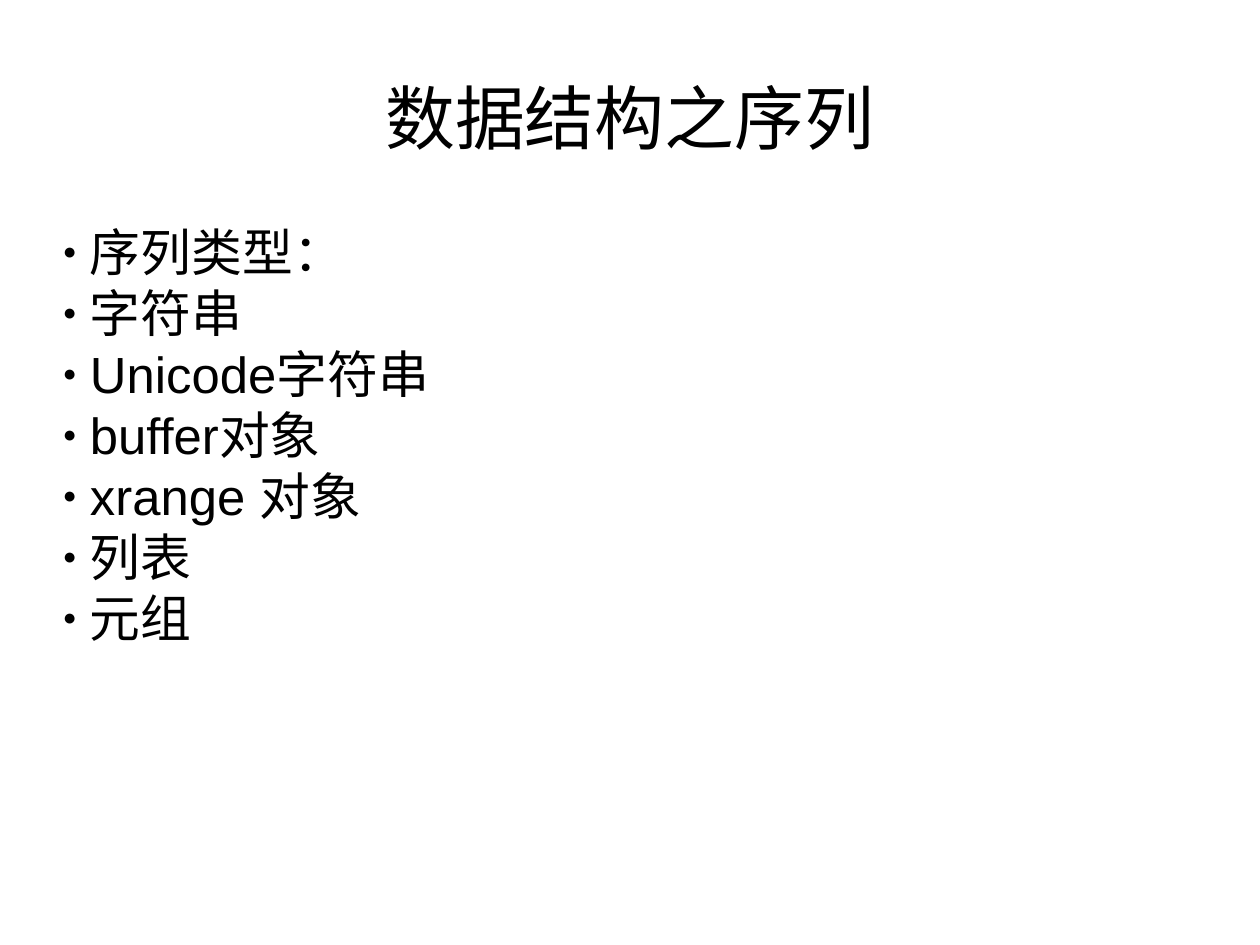
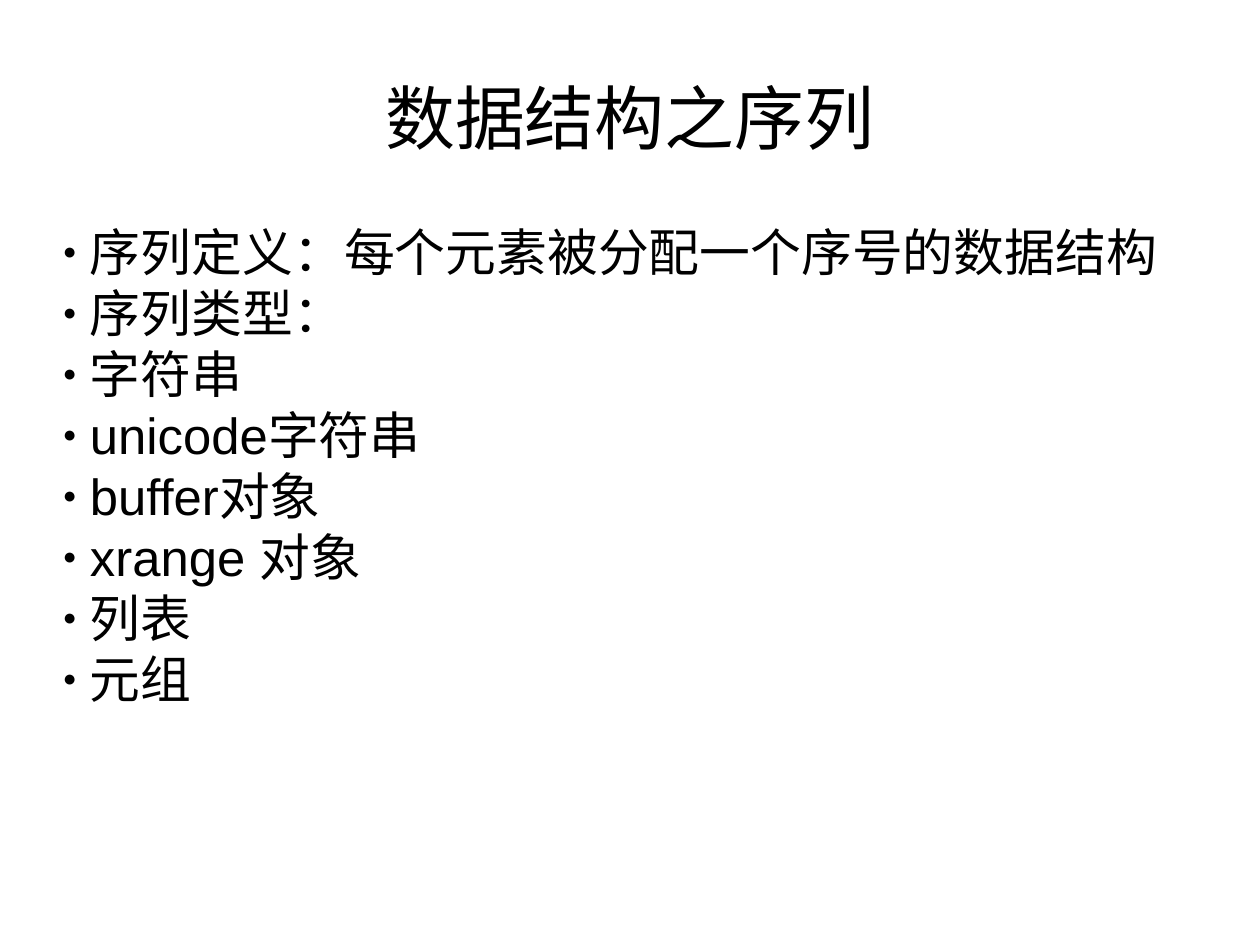
Before and after one commit to haolongzhangm/shell_my, a slide deck: slide 8 of unexeshell/tmp_use/python_l/0/p0.pptx. Drawn at 1260x945 pixels with LibreOffice and Linux fonts; fonts in the diff are those of the drawing. Boxes give left, top, right and bottom in pixels: in the first picture for what was removed or moved away, otherwise in the second. Text is boxed around its words. In the diff, an @@ line names an element or a change of style, - is before the commit and + after.

```diff
--- a/unexeshell/tmp_use/python_l/0/p0.pptx
+++ b/unexeshell/tmp_use/python_l/0/p0.pptx
@@ text at [90,228,1157,275]: paragraph added @@
+● 序列定义：每个元素被分配一个序号的数据结构
@@ text at [90,289,362,702]: indent changed @@
@@ text at [90,414,421,458]: text changed @@
-● Unicode字符串
+● unicode字符串
```
Also in this commit, not shown: 6 other slides changed, 6 slides added.
